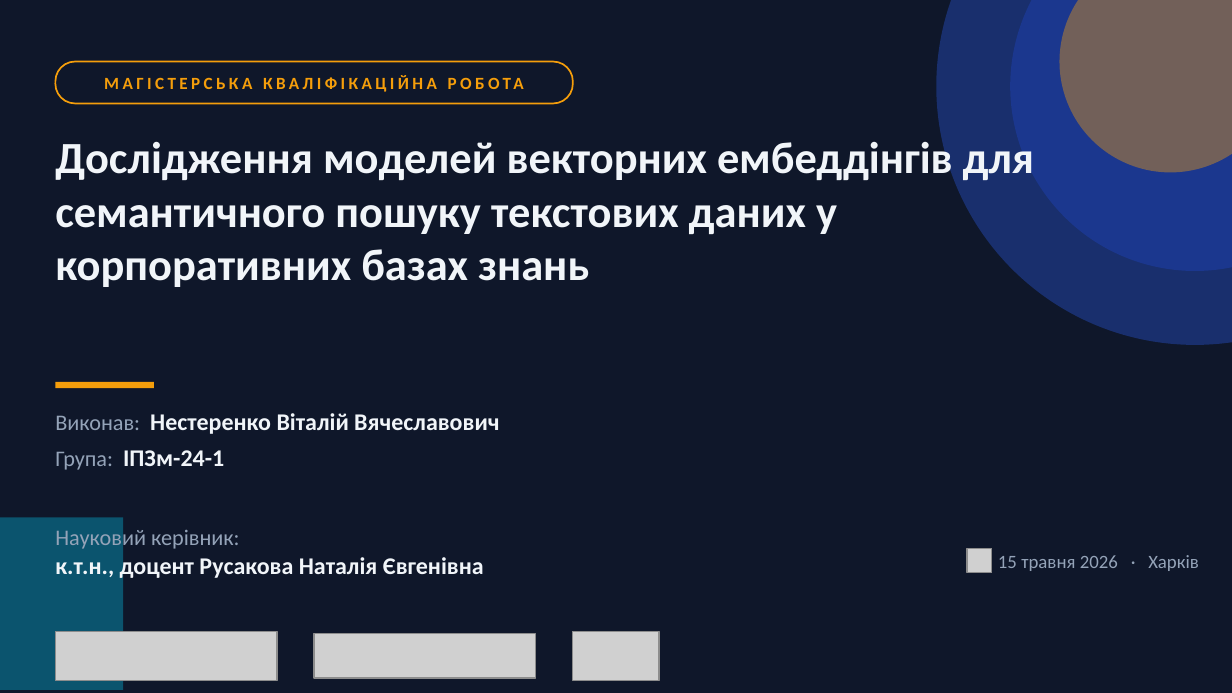
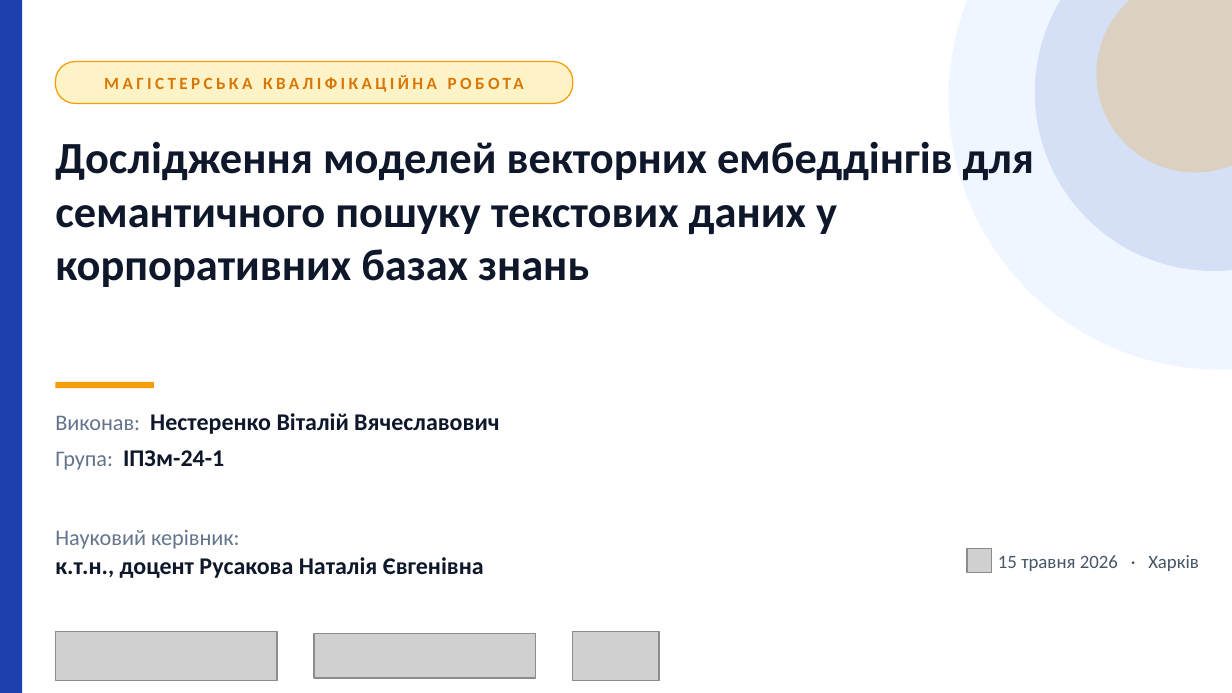
Before and after one commit to vitaliinnest/kb-semantic-search-benchmark, a slide deck: slide 1 of thesis/Nesterenko_Presentation.pptx. Drawn at 1232x693 pixels with LibreOffice and Linux fonts; fonts in the diff are those of the drawing; grey boxes stand for pictures. Boxes give left, top, right and bottom in pixels: in the first picture for what was removed or moved away, otherwise in the second. Text is boxed around its words. In the diff, an @@ line names an element or a change of style, - is before the commit and + after.

```diff
--- a/thesis/Nesterenko_Presentation.pptx
+++ b/thesis/Nesterenko_Presentation.pptx
@@ background #0F172A to #FFFFFF @@
@@ rectangle added at (x1=0, y1=0, x2=22, y2=692), fill #1E40AF @@
@@ ellipse resized from (x1=936, y1=0, x2=1232, y2=345) to (x1=949, y1=0, x2=1232, y2=370) @@
@@ ellipse at (x1=949, y1=0, x2=1232, y2=370): fill #1E3A8A at 70% opacity to #EFF6FF @@
@@ ellipse resized from (x1=1010, y1=0, x2=1232, y2=271) to (x1=1035, y1=0, x2=1232, y2=271) @@
@@ ellipse at (x1=1035, y1=0, x2=1232, y2=271): fill #1E40AF at 50% opacity to #1E40AF at 12% opacity @@
@@ ellipse resized from (x1=1060, y1=0, x2=1232, y2=172) to (x1=1096, y1=0, x2=1232, y2=172) @@
@@ ellipse at (x1=1096, y1=0, x2=1232, y2=172): fill #F59E0B at 40% opacity to #F59E0B at 22% opacity @@
@@ text "МАГІСТЕРСЬКА КВАЛІФІКАЦІЙНА РОБОТА" at (x1=55, y1=62, x2=573, y2=103): text colour #F59E0B to #D97706 @@
@@ rounded rectangle at (x1=55, y1=62, x2=573, y2=103): fill #0F172A to #FEF3C7; outline #F59E0B 1 pt to #F59E0B 0.75 pt @@
@@ text "Дослідження моделей векторних ембеддінгів для ..." at (x1=55, y1=141, x2=1034, y2=287): text colour #F1F5F9 to #0F172A @@
@@ text "Виконав: Нестеренко Віталій Вячеславович" at (x1=55, y1=413, x2=499, y2=470): text colour #94A3B8 to #64748B in "Виконав:", "Група:"; text colour #F1F5F9 to #0F172A in "Нестеренко Віталій Вячеславович", "ІПЗм-24-1" @@
@@ rectangle removed at (x1=0, y1=517, x2=123, y2=690) @@
@@ text "Науковий керівник:" at (x1=55, y1=530, x2=484, y2=578): text colour #94A3B8 to #64748B in "Науковий керівник:"; text colour #F1F5F9 to #0F172A in "к.т.н., доцент Русакова Наталія Євгенівна" @@
@@ text "15 травня 2026 · Харків" at (x1=998, y1=555, x2=1199, y2=571): text colour #94A3B8 to #475569 @@
```
Also in this commit, not shown: 1 other slide changed, 1 other file.
